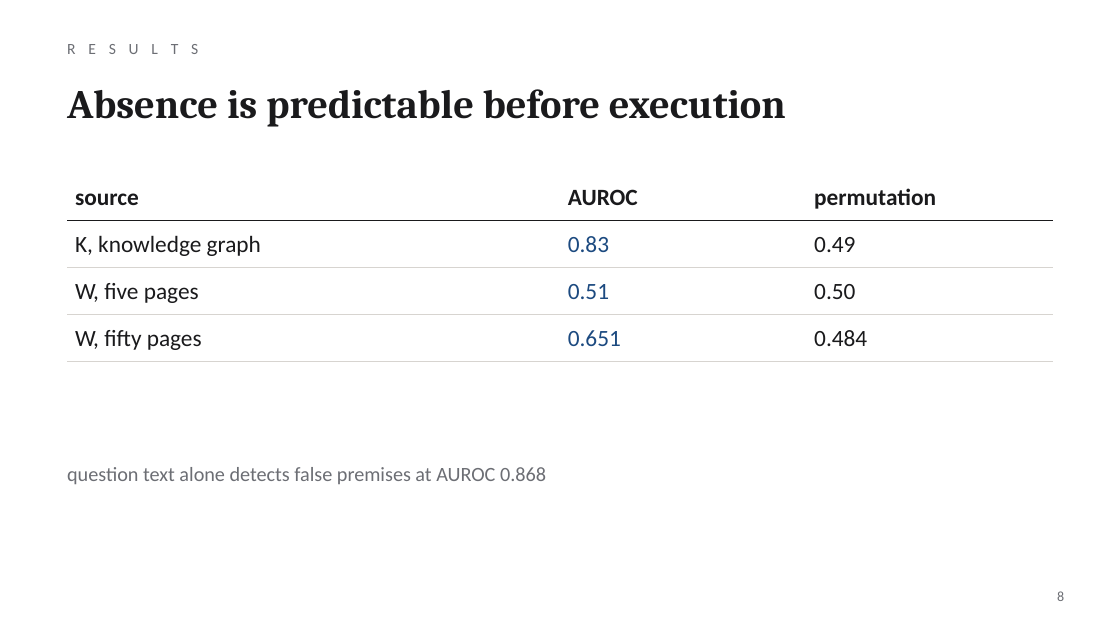
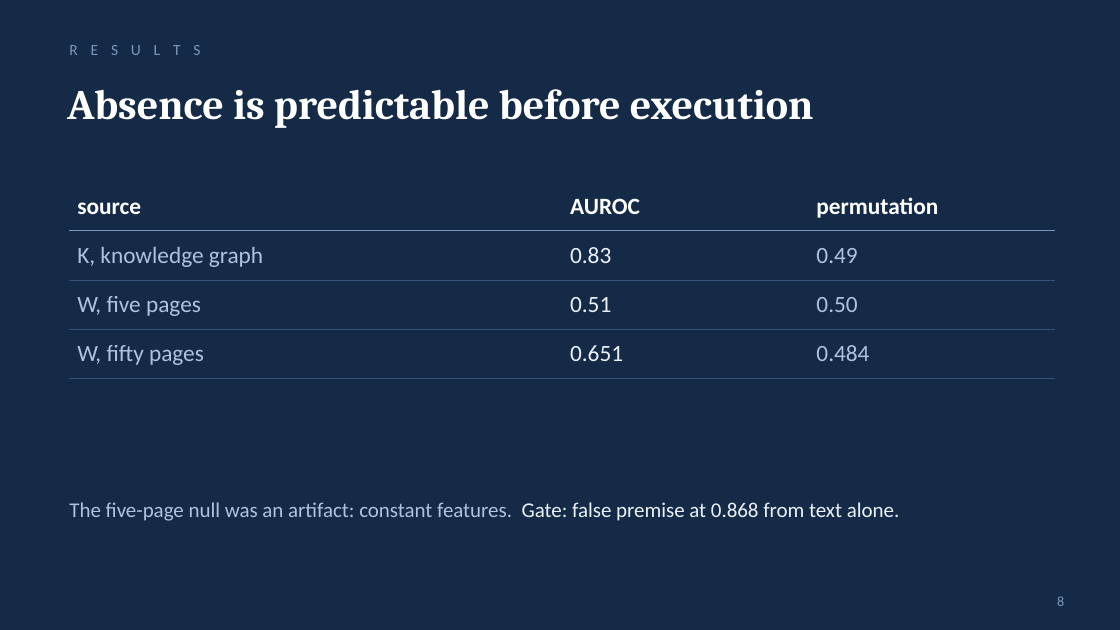
Before and after one commit to shecode-hue/knowing-where-not-to-look, a slide deck: slide 8 of presentation/knowing_where_not_to_look.pptx. Drawn at 1120x630 pixels with LibreOffice and Linux fonts; fonts in the diff are those of the drawing. Boxes give left, top, right and bottom in pixels: in the first picture for what was removed or moved away, otherwise in the second. Text is boxed around its words. In the diff, an @@ line names an element or a change of style, - is before the commit and + after.

```diff
--- a/presentation/knowing_where_not_to_look.pptx
+++ b/presentation/knowing_where_not_to_look.pptx
@@ background #FFFFFF to #142A47 @@
@@ text "R E S U L ..." at [69, 45, 200, 55]: text colour #6C6E74 to #7E97BC @@
@@ text "Absence is predictable before execution" at [67, 89, 814, 128]: size 26 to 27 pt, text colour #1A1A1C to #FFFFFF @@
@@ table at [69, 181, 1055, 369] @@
@@ fill #FFFFFF to #142A47 in 12 cells @@
@@ text colour #1A1A1C to #FFFFFF in "source", "AUROC", "permutation" @@
@@ text colour #1A1A1C to #AFC2DE in "K, knowledge graph", "0.49", "W, five pages", "0.50" and 2 more places @@
@@ text colour #1C4A80 to #EAF1FA in "0.83", "0.51", "0.651" @@
@@ borders changed @@
@@ table: place and size @@
-table at [67, 174, 1053, 354]
+table at [69, 181, 1055, 369]
@@ text at [69, 502, 900, 521]: text changed; size 13 to 13.5 pt; text colour #6C6E74 to #AFC2DE @@
-question text alone detects false premises at AUROC 0.868
+The five-page null was an artifact: constant features. Gate: false premise at 0.868 from text alone.
@@ page number at [1057, 596, 1064, 606]: text colour #6C6E74 to #7E97BC @@
```
Also in this commit, not shown: 12 other slides changed, 3 other files.
